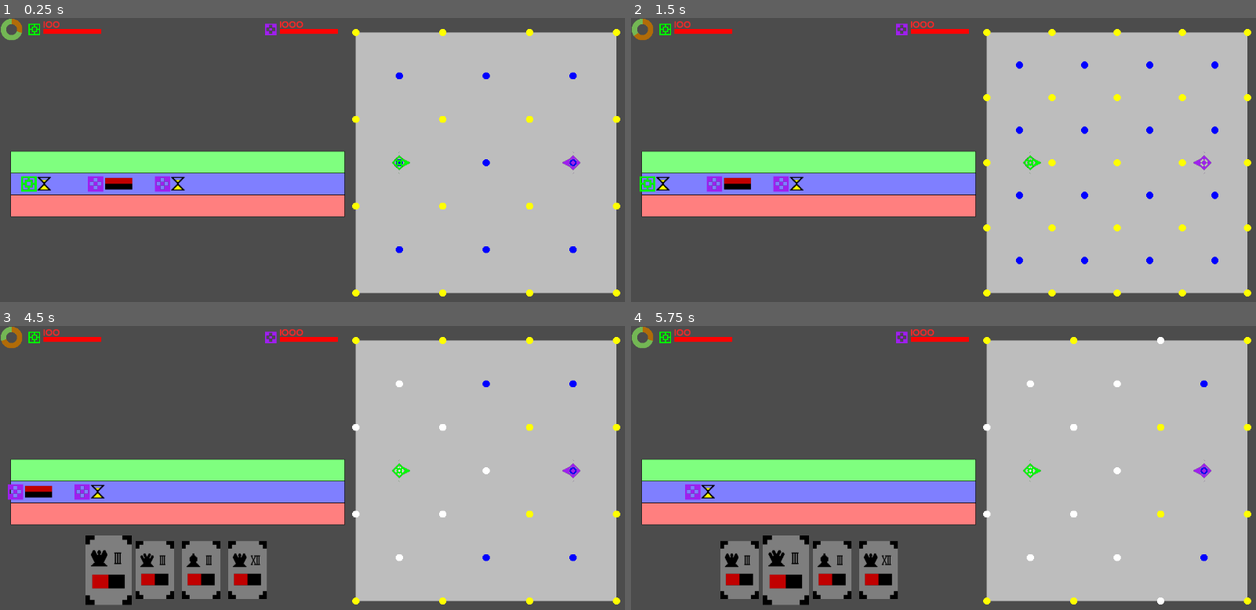
Above: before the commit, frames 1-4 (two rows, left to right).
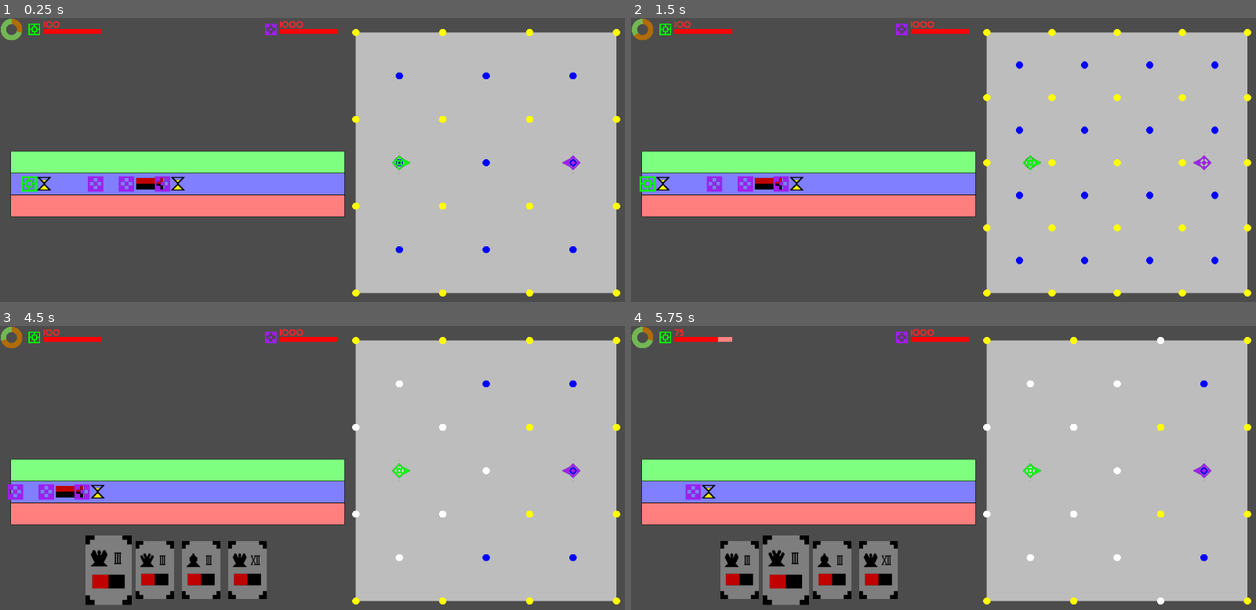
Above: after the commit, the same moments.

Repository: Pe3Hu/kanikani
Game: Godot game, scene res://scenes/Game.tscn
Same seed, same stepped clock (60 frames per second), same inputs: the game is played once before the commit and once after it.
Inputs (mouse positions are in pixels of both pictures, inside the frame that each line leads up to):
- Up to frame 1 (0.25 s): no input
- Up to frame 2 (1.5 s): tap Enter at 0.5 s; move the mouse to (912, 219) at 0.52 s; hold W from 0.53 s (still down); tap Q at 0.6 s; click (912, 219) at 0.67 s; tap Space at 1.25 s; move the mouse to (1131, 205) at 1.27 s; tap 1 at 1.35 s; click (1131, 205) at 1.42 s
- Up to frame 3 (4.5 s): tap Enter at 2 s; move the mouse to (125, 428) at 2.02 s; release W at 2.03 s; hold A 2.03-3.53 s; tap 2 at 2.1, 4.35 s; click (125, 428) at 2.17 s; tap Space at 2.75 s; move the mouse to (343, 470) at 2.77 s; tap Q at 2.85 s; click (343, 470) at 2.92 s; move the mouse to (218, 397) at 3.52 s; hold S 3.53-4.28 s; tap 1 at 3.6 s; click (218, 397) at 3.67 s; move the mouse to (106, 570) at 4.27 s; hold W from 4.28 s (still down); click (106, 570) at 4.42 s
- Up to frame 4 (5.75 s): keep holding W; move the mouse to (787, 570) at 5.02 s; tap Q at 5.1 s; click (787, 570) at 5.17 s

The runs differ from the first frame. In frame 1, 0.4% of the frame differs, in the area x 16-27%, y 55-62%; in frame 2, 0.4%, in the area x 14-25%, y 55-62%; in frame 3, 0.4%; in frame 4, 0.2%.

Commit message:
update version 0.0072
1. Preparation phase added
2. Zone scene added

Diff:
--- a/scenes/Game.tscn
+++ b/scenes/Game.tscn
@@ -30,6 +30,8 @@
 
 [node name="MapDancers" type="Node" parent="Ballroom"]
 
+[node name="MapZones" type="Node" parent="Ballroom"]
+
 [node name="Easel" type="Node2D" parent="."]
 
 [node name="Hand" type="Node2D" parent="Easel"]
--- /dev/null
+++ b/scenes/Zone.tscn
@@ -0,0 +1,16 @@
+[gd_scene load_steps=4 format=2]
+
+[ext_resource path="res://assets/effects/zone/filled_rectangle.png" type="Texture" id=1]
+[ext_resource path="res://scripts/Zone.gd" type="Script" id=2]
+
+[sub_resource type="RectangleShape2D" id=1]
+extents = Vector2( 256, 256 )
+
+[node name="Zone" type="Area2D"]
+script = ExtResource( 2 )
+
+[node name="Sprite" type="Sprite" parent="."]
+texture = ExtResource( 1 )
+
+[node name="CollisionShape2D" type="CollisionShape2D" parent="."]
+shape = SubResource( 1 )
--- a/scripts/Classes_0.gd
+++ b/scripts/Classes_0.gd
@@ -219,15 +219,19 @@
 		return Vector2(x,y)
 
 	func find_nearest_dot(vec_):
+		Global.current.dot = null
+		var datas = []
+
 		for position in dict.position.keys():
-			var dot = dict.position[position]
-
-			if dot.arr.layer.has(Global.num.layer.square):
-				var d = position.distance_to(vec_)
-
-				if d < Global.num.ballroom.a/2:
-					Global.current.dot = dot
-					return
+			var data = {}
+			data.dot = dict.position[position]
+
+			if data.dot.arr.layer.has(Global.num.layer.square):
+				data.value = position.distance_to(vec_)
+				datas.append(data)
+
+		datas.sort_custom(Classes_0.Sorter, "sort_ascending")
+		Global.current.dot = datas.front().dot
 
 	func check_borderline(mouse_):
 		var offset = Global.vec.ballroom.offset
--- a/scripts/Classes_1.gd
+++ b/scripts/Classes_1.gd
@@ -324,6 +324,8 @@
 
 	func get_angle_by_target(dot_):
 		var vector = dot_.vec.position-vec.position
+		if obj.troupe.word.team == "champion":
+			print(vec.eye,vec.eye.angle_to(vector))
 		num.angle.target = vec.eye.angle_to(vector)+num.angle.current
 
 	func rotate_by(angle_):
--- a/scripts/Classes_2.gd
+++ b/scripts/Classes_2.gd
@@ -115,10 +115,13 @@
 			return []
 
 	func aim():
+
+		if  obj.card.obj.dancer.obj.troupe.word.team == "champion":
+			print("aim begin")
 		var goal = obj.card.obj.exam.obj.examinee.get_goal()
 		Global.obj.ballroom.find_nearest_dot(goal)
 		obj.dot = Global.current.dot
-		obj.card.obj.exam.obj.zone.set_vertexs()
+		obj.card.obj.exam.obj.zone.set_position()
 		Global.current.dancer.get_angle_by_target(obj.dot)
 
 class Examinee:
@@ -164,6 +167,8 @@
 			goal += main.vec.position
 
 		goal /= dict.main.size()
+		#var dancer = Global.obj.ballroom.dict.position[goal].obj.dancer
+		#print(goal, Global.obj.ballroom.dict.position[goal], dancer)
 		return goal
 
 class Zone:
@@ -172,30 +177,42 @@
 	var vec = {}
 	var obj = {}
 	var color = {}
+	var scene = {}
 
 	func _init(input_):
 		vec.distance = input_.description.distance
 		vec.size = input_.description.vector
+		vec.position = Vector2()
 		word.type = input_.description.type
 		obj.exam = input_.exam
 		color.background = Color.black
 
-	func set_vertexs():
-		arr.vertex = []
-
+		init_scene()
+
+	func init_scene():
+		scene.zone = Global.scene.zone.instance()
+		scene.zone.set_sprite(self)
+
+		vec.scale = {}
+		vec.scale.max = Vector2()
+		vec.scale.max += vec.size
+		vec.scale.max /= Global.vec.zone.size
+		vec.scale.current = Vector2()
+
+	func set_position():
 		match word.type:
 			"circle":
-				var position = obj.exam.obj.card.obj.pas.obj.dot.vec.position
-				arr.vertex.append(position)
-
-		print("zone",arr.vertex)
+				vec.position = obj.exam.obj.card.obj.pas.obj.dot.vec.position
+				scene.zone.position = vec.position
+
+		#get_angle_by_target"zone",arr.vertex)
 
 	func check_examine(examine_,type_):
 		var inside = null
 
 		match word.type:
 			"circle":
-				var d = arr.vertex.front().distance_to(examine_.vec.position)
+				var d = vec.position.distance_to(examine_.vec.position)
 				inside = d <= vec.size.x
 
 		match type_:
@@ -204,6 +221,11 @@
 			"outside":
 				return inside
 
+	func rise_scale(value_):
+		print(vec.scale.current.x)
+		vec.scale.current += Vector2(value_,value_)
+		scene.zone.scale = vec.scale.current
+
 class Penalty:
 	var num = {}
 	var word = {}
@@ -219,10 +241,11 @@
 
 	func punishment():
 		for dancer in arr.dancer:
+
 			match word.effect:
 				"instantaneous":
 					match word.type:
-						"percent":
+						"max healt percent":
 							var damage = float(dancer.obj.feature.dict["health"].max*num.value)/100
 							dancer.get_damage(damage)
 
@@ -248,6 +271,7 @@
 	func check_examinees():
 		for secondary in obj.exam.obj.examinee.dict.secondary:
 			if obj.exam.obj.zone.check_examine(secondary,word.type):
+
 				if !obj.exam.obj.penalty.arr.dancer.has(secondary):
 					obj.exam.obj.penalty.arr.dancer.append(secondary)
 
@@ -329,7 +353,7 @@
 			var data = {}
 			data.time = 0
 
-			if content != "exam":
+			if content != "exam" && content != "preparation":
 				input.value = obj.dancer.obj.feature.dict[content].current
 
 			match content:
@@ -346,7 +370,8 @@
 					if obj.pas.obj.dot != obj.dancer.obj.dot:
 						input.cast = "stream"
 						data.time = obj.dancer.get_time_for_move(obj.pas.obj.dot.vec.position)
-				"exam":
+				"preparation":
+					input.cast = "stream"
 					data.time = obj.exam.obj.challenge.num.preparation.max
 				"rest":
 					data.time = obj.exam.obj.challenge.num.rest
--- a/scripts/Classes_3.gd
+++ b/scripts/Classes_3.gd
@@ -19,13 +19,16 @@
 		match word.content:
 			"rotate":
 				num.value.current = Global.obj.timeflow.num.delta*num.value.max
-				print("!",num.value.max)
+				#rint("!",num.value.max)
 			"move":
 				num.value.current = Global.obj.timeflow.num.delta*num.value.max
 
 				if obj.object.obj.dot != null:
 					obj.object.obj.dot.obj.dancer = null
 					obj.object.obj.dot = null
+			"preparation":
+				update_max(null)
+				num.value.current = Global.obj.timeflow.num.delta*num.value.max
 
 	func apply():
 		update_value()
@@ -36,17 +39,26 @@
 			"rotate":
 				var angle = obj.object.num.angle.target-obj.object.num.angle.current
 				var step = float(min(num.value.current,abs(angle)))*sign(angle)
-				print("@", word.content, angle, " ", step)
+				#rint("@", word.content, angle, " ", step)
 				obj.object.rotate_by(step)
 			"move":
 				var d = obj.object.vec.position.distance_to(obj.act.obj.card.obj.pas.obj.dot.vec.position)
 				var step = float(min(num.value.current,d))
-				print("@", word.content, " ", d, " ", step)
+				#int("@", word.content, " ", d, " ", step)
 				obj.object.move_by(step)
 			"aim":
+				if obj.act.obj.dancer.obj.troupe.word.team == "champion":
+					print("#",obj.act.obj.card.obj.pas.obj.dot)
 				obj.act.obj.card.obj.pas.aim()
-				print("#####",obj.act.obj.dancer.num.angle.target)
+				if obj.act.obj.dancer.obj.troupe.word.team == "champion":
+					print("##",obj.act.obj.card.obj.pas.obj.dot)
+					print("#####",obj.act.obj.dancer.num.angle.target)
 				update_max(obj.act.obj.dancer.num.angle.target)
+			"preparation":
+				var zone = obj.act.obj.card.obj.exam.obj.zone
+				var d = zone.vec.scale.max.x-zone.vec.scale.current.x
+				var step = float(min(num.value.current,d))
+				zone.rise_scale(step)
 			"exam":
 				obj.act.obj.card.obj.exam.obj.challenge.check_examinees()
 			"rest":
@@ -65,6 +77,8 @@
 				data.new = obj.act.num.end
 				data.dancer = obj.act.obj.dancer
 				obj.act.obj.cord.update_pauses(data)
+			"preparation":
+				num.value.max = obj.act.obj.card.obj.exam.obj.zone.vec.scale.max.x/obj.act.num.time
 
 class Act:
 	var num = {}
@@ -121,9 +135,12 @@
 			if obj.effect.word.cast == "splash":
 				obj.effect.apply()
 
-			if obj.effect.word.content == "move":
-				obj.dancer.vec.position = obj.card.obj.pas.obj.dot.vec.position
-				obj.dancer.set_dot()
+			match obj.effect.word.content:
+				"move":
+					obj.dancer.vec.position = obj.card.obj.pas.obj.dot.vec.position
+					obj.dancer.set_dot()
+				"preparetion":
+					obj.card.obj.exam.obj.zone.scene.vec.scale.current = Vector2()
 
 		obj.cord.dict.pause[num.end].erase(self)
 
--- a/scripts/ExamDescriptions.gd
+++ b/scripts/ExamDescriptions.gd
@@ -48,7 +48,7 @@
 			},
 			"penalty": {
 				"effect": "instantaneous",
-				"type": "max percent",
+				"type": "max healt percent",
 				"value": 25,
 			}
 		}
--- a/scripts/Global.gd
+++ b/scripts/Global.gd
@@ -102,7 +102,7 @@
 
 	dict.effect = {}
 	dict.effect.cast = ["stream","splash"]
-	dict.effect.content = ["hitch","rotate","move","aim","rotate","exam","rest"]
+	dict.effect.content = ["hitch","rotate","move","aim","rotate","preparation","exam","rest"]
 	dict.effect.exam = ["damage","heal","instigate","buff","debuff","summon"]
 
 	dict.feature = {}
@@ -195,6 +195,7 @@
 	scene.dancer.ui = preload("res://scenes/DancerUI.tscn")
 	scene.card = preload("res://scenes/Card.tscn")
 	scene.act = preload("res://scenes/Act.tscn")
+	scene.zone = preload("res://scenes/Zone.tscn")
 
 func init_node():
 	node.Timer = get_node("/root/Game/Timer")
@@ -202,6 +203,7 @@
 	node.Game = get_node("/root/Game")
 	node.Hand = get_node("/root/Game/Easel/Hand")
 	node.MapDancers = get_node("/root/Game/Ballroom/MapDancers")
+	node.MapZones = get_node("/root/Game/Ballroom/MapZones")
 	node.UIDancers = get_node("/root/Game/UIDancers")
 	node.Acts = get_node("/root/Game/Timeflow/Acts")
 
@@ -253,6 +255,9 @@
 
 	vec.sprite = {}
 	vec.sprite.size = Vector2(32,32)
+
+	vec.zone = {}
+	vec.zone.size = Vector2(512,512)
 
 
 func init_color():
--- /dev/null
+++ b/scripts/Zone.gd
@@ -0,0 +1,22 @@
+extends Area2D
+
+
+func set_sprite(zone_):
+	var sprite = get_node("Sprite")
+	var path =  "res://assets/effects/zone/filled_"
+	var name_ = zone_.word.type+".png"
+	var texture = ImageTexture.new()
+	var image = Image.new()
+	image.load(path+name_)
+	texture.create_from_image(image)
+	sprite.texture = texture
+	sprite.modulate = zone_.color.background
+	var shape = get_node("CollisionShape2D")
+
+	match zone_.word.type:
+		"circle":
+			shape.shape = CircleShape2D.new()
+			shape.shape.radius = Global.vec.zone.size.x
+		"rectangle":
+			shape.shape = RectangleShape2D.new()
+			shape.shape.extents = Global.vec.zone.size
Binary file added: assets/effects/zone/filled_circle.png
Not shown, added: assets/effects/zone/filled_circle.png.import
Binary file added: assets/effects/zone/filled_rectangle.png
Not shown, added: assets/effects/zone/filled_rectangle.png.import
